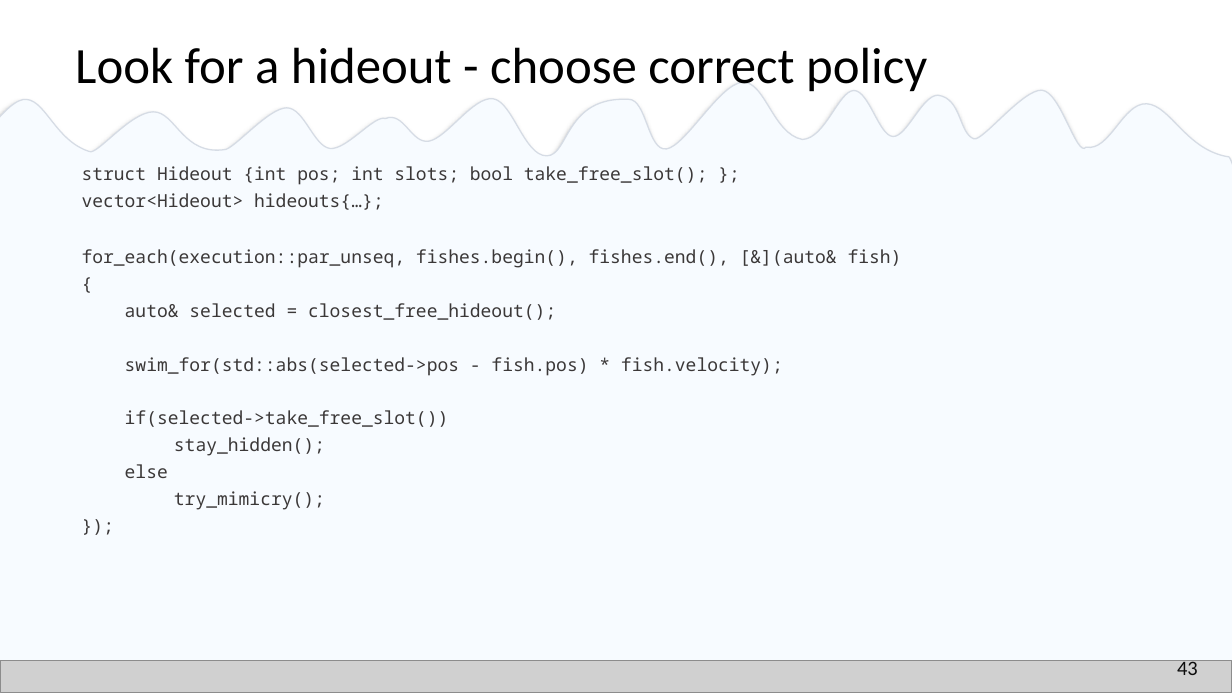
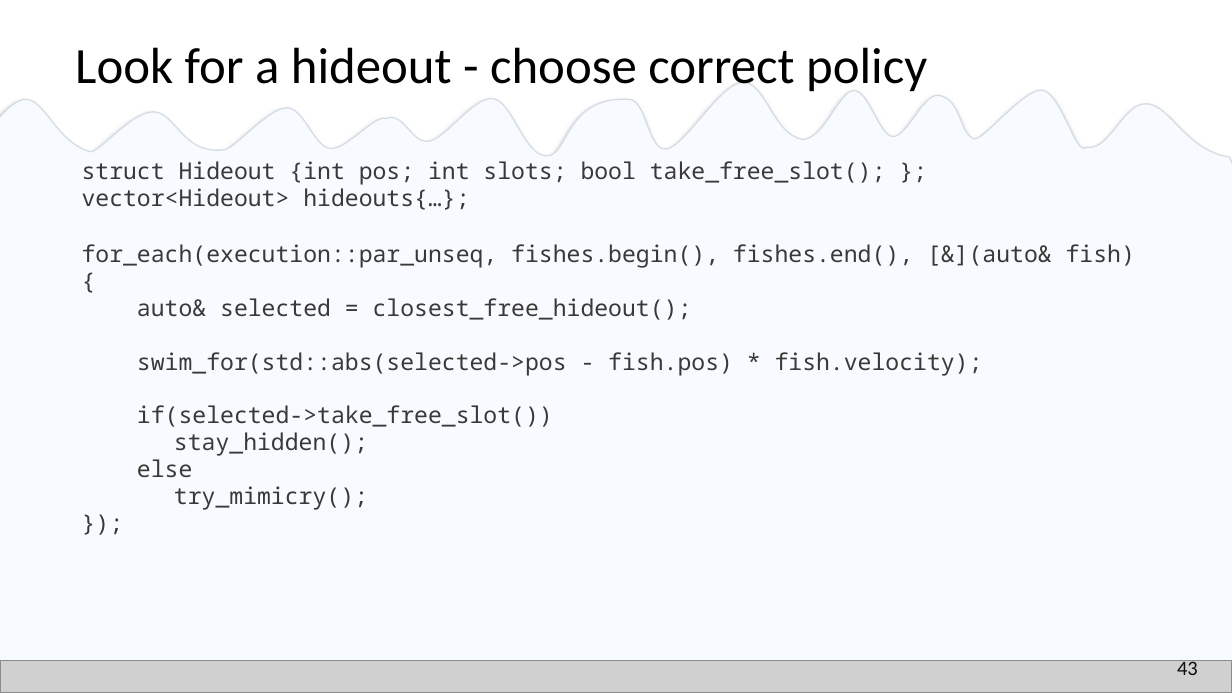
Before and after one commit to EmptySquareBubble/StoriesFromAParallelUniverse-, a slide deck: slide 44 of stories_from_a_paralel_universe.pptx. Drawn at 1232x693 pixels with LibreOffice and Linux fonts; fonts in the diff are those of the drawing; grey boxes stand for pictures. Boxes give left, top, right and bottom in pixels: in the first picture for what was removed or moved away, otherwise in the second. Text is boxed around its words. In the diff, an @@ line names an element or a change of style, - is before the commit and + after.

Commit message:
large font for examples

```diff
--- a/stories_from_a_paralel_universe.pptx
+++ b/stories_from_a_paralel_universe.pptx
@@ text "struct Hideout {int pos; int ..." at (x1=82, y1=161, x2=886, y2=210): size 14 to 18 pt @@
@@ text "for_each(execution::par_unseq, fishes.begin(), fishes.end(), ..." at (x1=82, y1=244, x2=1135, y2=510): size 14 to 18 pt @@
```
Also in this commit, not shown: 5 other slides changed.
